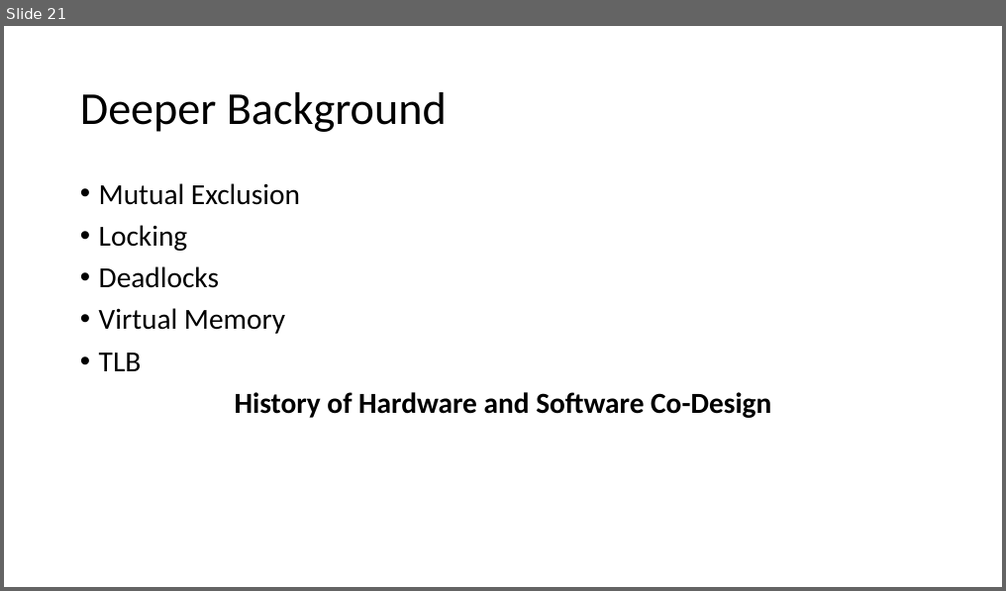
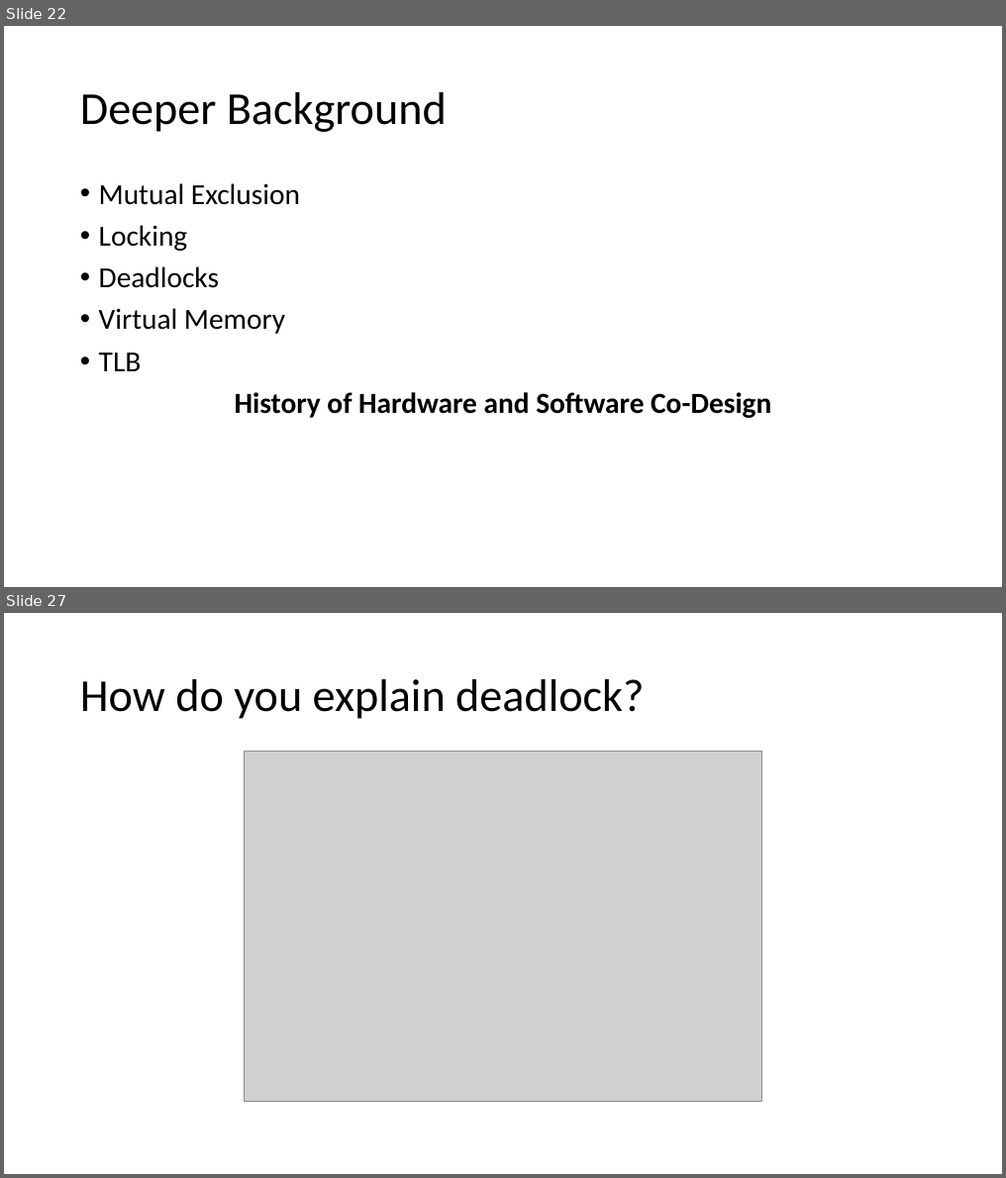
Before and after one commit to teachbsd/course, a slide deck: teaching_with_freebsd.pptx. Shown one above the other, each under a label of ours: slide 21 before the commit, slides 22 and 27 after it; the slides between them are not shown. The pictures are 1006x591 and 1006x1178 pixels, drawn with LibreOffice and Linux fonts; fonts in the diff are those of the drawing; grey boxes stand for pictures. Boxes give left, top, right and bottom in pixels: in the first picture for what was removed or moved away, otherwise in the second. Text is boxed around its words. In the diff, an @@ line names an element or a change of style, - is before the commit and + after.

```diff
--- a/teaching_with_freebsd.pptx
+++ b/teaching_with_freebsd.pptx
@@ slide 27 added at [4,613,1002,1174], background #FFFFFF @@
@@ title added at [80,679,644,719], 44 pt, text #000000 @@
+How do you explain deadlock?
@@ picture added at [245,752,761,1101] @@
@@ what was slide 21 is now slide 22 @@
```
Also in this commit, not shown: 6 slides changed, 6 other slides added.
